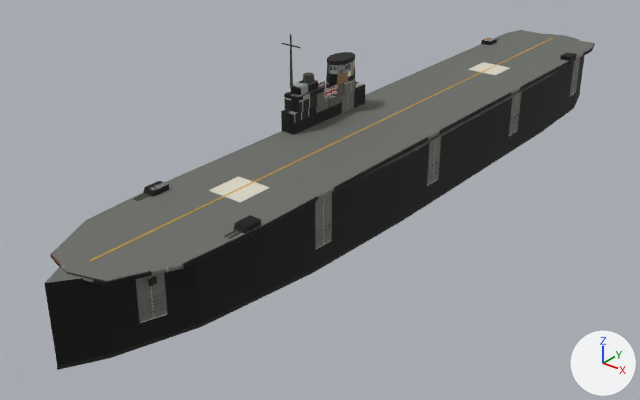
What one commit did to the glTF model src/emblems/figurines/uk/carrier.glb.
Both versions are drawn from a camera (50 mm lens) standing at (3.67, -5.45, 3.01) and looking at (-0.23, -0.58, -0.01). The axes (+X, +Y, +Z) are drawn at lower right. The lights are the same throughout. The older version comes first. Where no turn or scale is listed for an object, it has been applied to the vertices. Vertices at exactly the same position are counted once.

The first picture shows 'ascenseur', 'ascenseur.001', 'cheminee_1', 'coiffe_cheminee_1', 'coque', 'directeur_tir', 'ecubier', 'hublots_babord', 'ilot_base', 'ilot_haut', 'ilot_passerelle', 'ligne_axiale', 'ligne_flottaison', 'marquage_1', 'mat_1', 'pont_envol', 'tourelle_1_masque', 'tourelle_2_masque', 'tourelle_3_masque', 'tourelle_4_masque'.
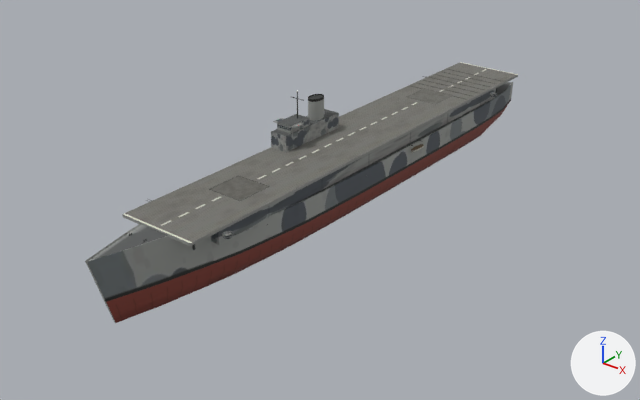
The newer file is also rescaled (x49.29), turned or shifted as a whole; pictures and numbers use the older file's frame.

Pixel boxes [x1, y1, x2, y2] of what changed, in the pictures (640 x 400 px):
'hull', now drawn
    after: [85, 62, 518, 323]
'pont_envol', deleted
    before: [50, 30, 595, 286]
'coque', deleted
    before: [44, 34, 585, 366]
'ligne_flottaison', deleted
    before: [57, 93, 580, 370]
'ilot_base', deleted
    before: [281, 82, 365, 135]
'ascenseur', mesh rescaled
    before: [209, 176, 270, 202]
    after: [209, 175, 270, 201]
'cheminee_1', deleted
    before: [326, 59, 356, 96]
'ilot_passerelle', deleted
    before: [284, 86, 324, 113]
'ligne_axiale', deleted
    before: [89, 38, 553, 261]
'tourelle_1_masque', deleted
    before: [233, 215, 261, 234]
'coiffe_cheminee_1', deleted
    before: [327, 52, 355, 65]
'ascenseur.001', deleted
    before: [468, 62, 510, 75]
'ilot_haut', deleted
    before: [291, 80, 318, 95]
'tourelle_2_masque', deleted
    before: [143, 181, 169, 197]
'marquage_1', deleted
    before: [325, 84, 338, 99]
'mat_1', deleted
    before: [290, 34, 293, 88]
'tourelle_3_masque', deleted
    before: [560, 53, 576, 65]
'hublots_babord', deleted
    before: [329, 105, 534, 226]
'directeur_tir', deleted
    before: [303, 73, 315, 82]
'tourelle_4_masque', deleted
    before: [481, 38, 497, 45]
'ecubier', deleted
    before: [148, 276, 157, 287]
'boat_left', added
    after: [411, 144, 424, 153]

The change, as a diff of the scene's bpy script:
```diff
--- a/src/emblems/figurines/uk/carrier.glb.py
+++ b/src/emblems/figurines/uk/carrier.glb.py
@@ mat_peinture @@
 mat_peinture.texture = img_image_0
-mat_peinture.metallic = 0.05
-mat_peinture.roughness = 0.8
+mat_peinture.roughness = 0.75
@@ mat_feux @@
+mat_feux = bpy.data.materials.new('feux')
+# uses the picture img_image_0
@@ mat_vitres @@
+mat_vitres = bpy.data.materials.new('vitres')
+# uses the picture img_image_0
@@ me_mesh_4 @@
-me_mesh_4.from_pydata(...)  # 8 vertices, 12 faces; spans x -0.14..0.14, y -0.14..0.14, z -0.002..0.002
+me_mesh_4.from_pydata(...)  # 8 vertices, 12 faces; spans x -0.14..0.14, y -0.14..0.14, z -0.002..0.009
+# me_mesh_4 part 1: 12 faces spanning x -0.14..0.14, y -0.14..0.14, z -0.002..0.009 switch from mat_clair (pale yellow #ddd8c8) to mat_pont_bois (picture img_image_0)
+# edits to the shape of me_mesh_4 do not show in these pictures
@@ me_mesh_0_1 @@
+me_mesh_0_1.from_pydata(...)  # 959 vertices, 1584 faces; spans x 0.0, y -3.0..2.0, z 0.0..1.0
+# faces by material slot: [958, 546, 10, 34, 36]
+me_mesh_0_1.materials.append(mat_peinture)  # picture img_image_0
+me_mesh_0_1.materials.append(mat_metal)  # picture img_image_0
+me_mesh_0_1.materials.append(mat_pont_bois)  # picture img_image_0
+me_mesh_0_1.materials.append(mat_vitres)
+me_mesh_0_1.materials.append(mat_feux)
@@ ob_hull @@
-ob_hull = bpy.data.objects.new('hull', None)
+ob_hull = bpy.data.objects.new('hull', me_mesh_0_1)
 ob_hull.parent = ob_porte_avions_illustrious
@@ ob_coque @@
-ob_coque = bpy.data.objects.new('coque', me_mesh_0)
@@ ob_ligne_flottaison @@
-ob_ligne_flottaison = bpy.data.objects.new('ligne_flottaison', me_mesh_1)
@@ ob_pont_envol @@
-ob_pont_envol = bpy.data.objects.new('pont_envol', me_mesh_2)
@@ ob_ligne_axiale @@
-ob_ligne_axiale = bpy.data.objects.new('ligne_axiale', me_mesh_3)
@@ ob_ascenseur_001 @@
-ob_ascenseur_001 = bpy.data.objects.new('ascenseur.001', me_mesh_5)
@@ ob_ilot_base @@
-ob_ilot_base = bpy.data.objects.new('ilot_base', me_mesh_6)
@@ ob_ilot_passerelle @@
-ob_ilot_passerelle = bpy.data.objects.new('ilot_passerelle', me_mesh_7)
@@ ob_ilot_haut @@
-ob_ilot_haut = bpy.data.objects.new('ilot_haut', me_mesh_8)
@@ ob_directeur_tir @@
-ob_directeur_tir = bpy.data.objects.new('directeur_tir', me_mesh_9)
@@ ob_hublots_babord @@
-ob_hublots_babord = bpy.data.objects.new('hublots_babord', me_mesh_10)
@@ ob_ecubier @@
-ob_ecubier = bpy.data.objects.new('ecubier', me_mesh_12)
@@ ob_cheminee_1 @@
-ob_cheminee_1 = bpy.data.objects.new('cheminee_1', me_mesh_14)
@@ ob_coiffe_cheminee_1 @@
-ob_coiffe_cheminee_1 = bpy.data.objects.new('coiffe_cheminee_1', me_mesh_15)
@@ ob_fx_smoke @@
 ob_fx_smoke = bpy.data.objects.new('fx_smoke', None)
-ob_fx_smoke.parent = ob_cheminee_1
 ob_fx_smoke.location = (0.0, 0.0, 0.16)
@@ ob_mat_1 @@
-ob_mat_1 = bpy.data.objects.new('mat_1', me_mesh_16)
@@ ob_marquage_1 @@
-ob_marquage_1 = bpy.data.objects.new('marquage_1', me_mesh_18)
@@ ob_tourelle_1_masque @@
-ob_tourelle_1_masque = bpy.data.objects.new('tourelle_1_masque', me_mesh_20)
@@ ob_tourelle_2_masque @@
-ob_tourelle_2_masque = bpy.data.objects.new('tourelle_2_masque', me_mesh_23)
@@ ob_tourelle_3_masque @@
-ob_tourelle_3_masque = bpy.data.objects.new('tourelle_3_masque', me_mesh_26)
@@ ob_tourelle_4_masque @@
-ob_tourelle_4_masque = bpy.data.objects.new('tourelle_4_masque', me_mesh_29)
@@ ob_boat_left @@
+ob_boat_left = bpy.data.objects.new('boat_left', me_mesh_1_1)  # 38 vertices, 60 faces; spans x -0.023..0.023, y -0.076..0.076, z 0.0..0.02; in mat_bois (picture img_image_0)
+ob_boat_left.location = (0.327, -0.079, 0.395)
```
